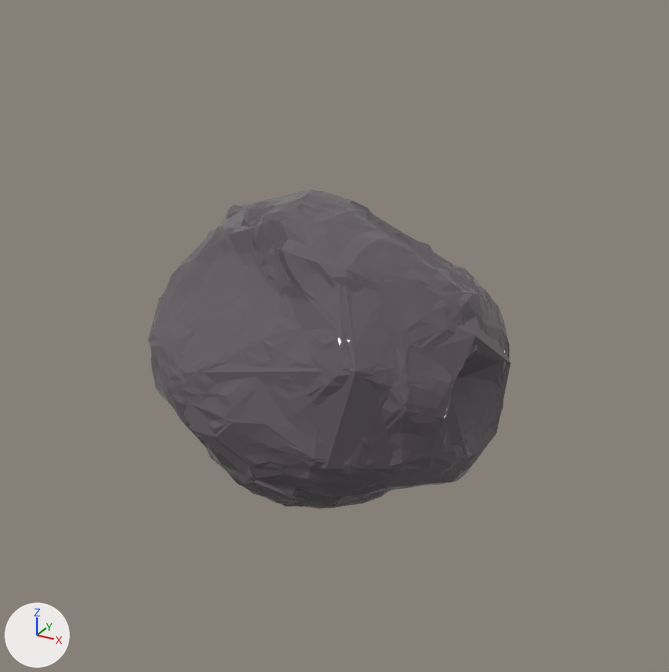
Renders of the glTF model assets/models/asteroid-a.glb from each side of a commit.
Both versions are drawn from a 50 mm camera at (43.2, -77.0, 40.7) aimed at (-0.1, 1.6, 1.4). Lighting does not change. The marker at lower left points along +X, +Y and +Z. Where no turn or scale is listed for an object, it has been applied to the vertices.

The older version as bpy lines, for what is in view:
```python
mat_spacerock = principled_material('spacerock')
mat_spacerock.base_color = (0.128, 0.106, 0.12)  # dark grey #645c61
mat_spacerock.roughness = 0.0
me_icosphere = bpy.data.meshes.new('Icosphere')
me_icosphere.from_pydata(...)  # 2606 vertices, 5208 faces; spans x -18.9..17.5, y -16.9..17.6, z -16.0..17.2
me_icosphere.materials.append(mat_spacerock)  # dark grey #645c61
me_icosphere_001 = bpy.data.meshes.new('Icosphere.001')
me_icosphere_001.from_pydata(...)  # 496 vertices, 988 faces; spans x -18.4..17.3, y -17.0..17.5, z -16.0..17.1
me_icosphere_001.materials.append(mat_spacerock)  # dark grey #645c61
me_icosphere_002 = bpy.data.meshes.new('Icosphere.002')
me_icosphere_002.from_pydata(...)  # 46 vertices, 88 faces; spans x -17.9..17.6, y -17.0..17.4, z -16.0..16.5
me_icosphere_002.materials.append(mat_spacerock)  # dark grey #645c61
ob_asteroid_a_0_0_25 = bpy.data.objects.new('asteroid-a_0_0.25', me_icosphere)
ob_asteroid_a_0_0_25.location = (0.0, 0.0, 0.0)
ob_asteroid_a_1_0_1 = bpy.data.objects.new('asteroid-a_1_0.1', me_icosphere_001)
ob_asteroid_a_1_0_1.location = (0.0, 0.0, 0.0)
ob_asteroid_a_2 = bpy.data.objects.new('asteroid-a_2_', me_icosphere_002)
ob_asteroid_a_2.location = (0.0, 0.0, 0.0)
```
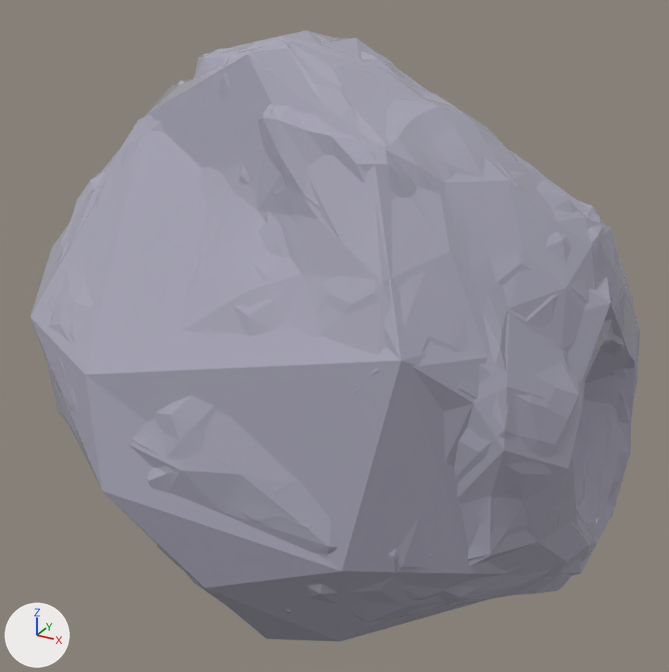
Pixel boxes [x1, y1, x2, y2] of what changed, in the pictures (669 x 672 px):
```json
{"object": "asteroid-a_2_", "change": "recoloured, reshaped", "before": [149, 190, 511, 507], "after": [31, 38, 638, 642], "on screen": "67% wider, 90% taller"}
{"object": "asteroid-a_1_0.1", "change": "recoloured, reshaped", "before": [153, 189, 510, 504], "after": [51, 30, 637, 630], "on screen": "64% wider, 90% taller"}
{"object": "asteroid-a_0_0.25", "change": "recoloured, reshaped", "before": [148, 190, 508, 509], "after": [46, 31, 641, 625], "on screen": "65% wider, 86% taller"}
```

Edits to the scene script, one JSON object a line:
```json
{"op": "set", "path": "mat_spacerock.base_color", "old": "(0.128, 0.106, 0.12)", "new": "(0.398, 0.388, 0.482)", "note": "dark grey #645c61 -> grey #a9a7b8"}
{"block": "me_icosphere", "where": "# used by ob_asteroid_a_0_0_25; location = (0.0, 0.0, 0.0)"}
{"op": "remove", "block": "me_icosphere", "code": "me_icosphere.from_pydata(...)  # 2606 vertices, 5208 faces; spans x -18.9..17.5, y -16.9..17.6, z -16.0..17.2"}
{"op": "add", "block": "me_icosphere", "code": "me_icosphere.from_pydata(...)  # 2606 vertices, 5208 faces; spans x -30.7..30.1, y -25.3..27.4, z -30.1..32.3"}
{"block": "me_icosphere", "change": "me_icosphere part 1: 2606 of 2606 vertices moved; they spanned x -18.9..17.5, y -16.9..17.6, z -16.0..17.2 and now span x -30.7..30.1, y -25.3..27.4, z -30.1..32.3; mean shift (0.5, 0.4, 0.0); largest move (-1.4, -1.4, 17.2) -> (-1.5, -1.5, 32.3)"}
{"block": "me_icosphere_001", "where": "# used by ob_asteroid_a_1_0_1; location = (0.0, 0.0, 0.0)"}
{"op": "remove", "block": "me_icosphere_001", "code": "me_icosphere_001.from_pydata(...)  # 496 vertices, 988 faces; spans x -18.4..17.3, y -17.0..17.5, z -16.0..17.1"}
{"op": "add", "block": "me_icosphere_001", "code": "me_icosphere_001.from_pydata(...)  # 496 vertices, 988 faces; spans x -30.1..29.9, y -25.2..27.6, z -30.9..32.4"}
{"block": "me_icosphere_001", "change": "me_icosphere_001 part 2: 496 of 496 vertices moved; they spanned x -18.4..17.3, y -17.0..17.5, z -16.0..17.1 and now span x -30.1..29.9, y -25.2..27.6, z -30.9..32.4; mean shift (0.6, 1.1, 0.0); largest move (-1.4, -4.1, 17.0) -> (-1.5, -5.6, 32.2)"}
{"block": "me_icosphere_002", "where": "me_icosphere_002.from_pydata(...)  # 46 vertices, 88 faces; spans x -17.9..17.6, y -17.0..17.4, z -16.0..16.5"}
{"block": "me_icosphere_002", "where": "# used by ob_asteroid_a_2; location = (0.0, 0.0, 0.0)"}
{"block": "me_icosphere_002", "change": "me_icosphere_002 part 3: the whole mesh is multiplied about its middle by the matrix ((1.684, 0.0, 0.0), (0.0, 1.569, 0.0), (0.0, 0.0, 1.947)), then moved by (0.1, 0.7, -0.3)"}
```
